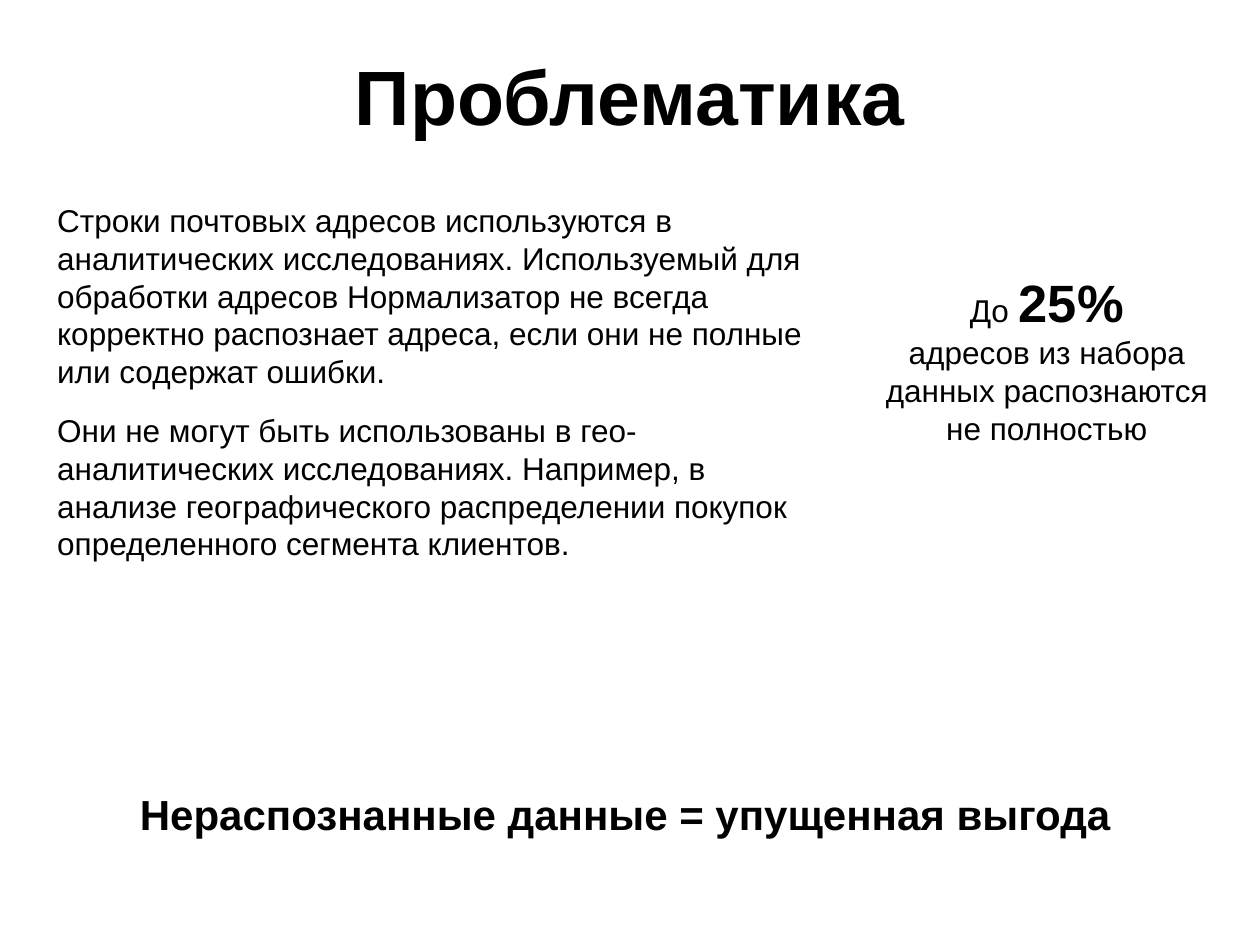
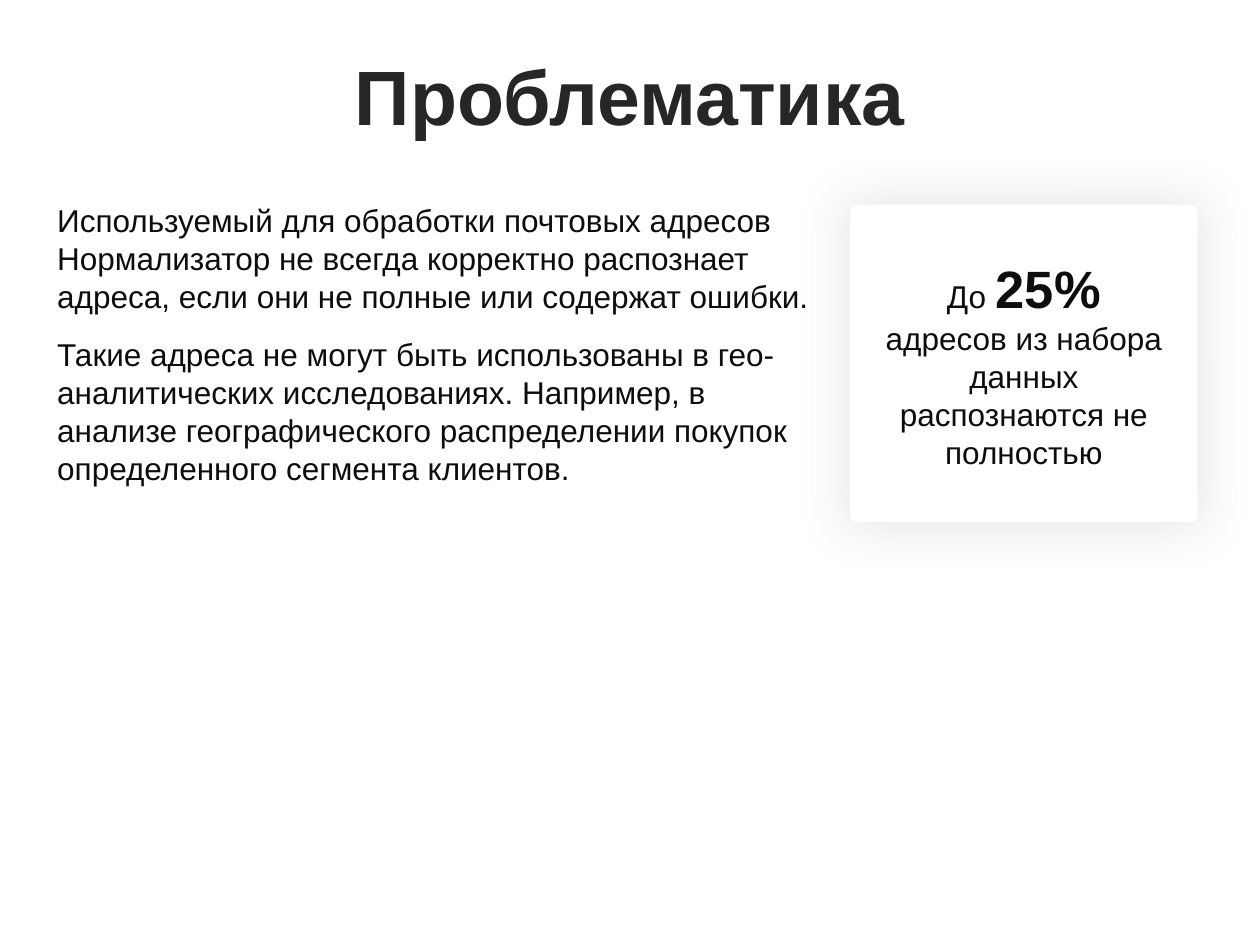
Before and after one commit to novaesolis/address-normalizer, a slide deck: slide 2 of presentation/Nova solis.pptx. Drawn at 1260x945 pixels with LibreOffice and Linux fonts; fonts in the diff are those of the drawing; background and template pictures are left out. Boxes give left, top, right and bottom in pixels: in the first picture for what was removed or moved away, otherwise in the second. Text is boxed around its words. In the diff, an @@ line names an element or a change of style, - is before the commit and + after.

```diff
--- a/presentation/Nova solis.pptx
+++ b/presentation/Nova solis.pptx
@@ title "Проблематика" at box(355, 68, 905, 140): text colour #000000 to #262626 @@
@@ text at box(57, 208, 808, 486): text changed; text colour #000000 to #0D0D0D @@
-Строки почтовых адресов используются в аналитических исследованиях. Используемый для обработки адресов Нормализатор не всегда корректно распознает адреса, если они не полные или содержат ошибки.
-Они не могут быть использованы в гео-аналитических исследованиях. Например, в анализе географического распределении покупок определенного сегмента клиентов.
+Используемый для обработки почтовых адресов Нормализатор не всегда корректно распознает адреса, если они не полные или содержат ошибки.
+Такие адреса не могут быть использованы в гео-аналитических исследованиях. Например, в анализе географического распределении покупок определенного сегмента клиентов.
@@ rounded rectangle "До 25%": place and size @@
-rounded rectangle "До 25%" at box(886, 300, 1208, 441)
+rounded rectangle "До 25%" at box(850, 204, 1198, 522)
@@ rounded rectangle "До 25%" at box(850, 204, 1198, 522): text colour #000000 to #0D0D0D; vertical alignment top to middle; fill none to #FFFFFF; shadow on @@
@@ text removed at box(140, 801, 1111, 838) @@
-Нераспознанные данные = упущенная выгода
```
Also in this commit, not shown: 2 other slides changed, 1 other file.
